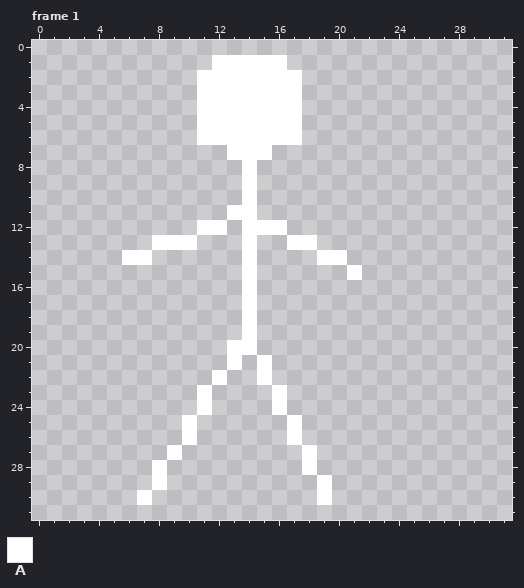
One commit to this pixel-art file: Assets/Player.aseprite. That is the earlier state.
32x32 pixels, 1 frame. Shown: frame 1. The commit also changed other frames, which this record leaves out.
Palette (. is transparent): A #ffffff
Pixels before, frame 1, first column x 6:
 1 ......AAAAA.....
 2 .....AAAAAAA....
 3 .....AAAAAAA....
 4 .....AAAAAAA....
 5 .....AAAAAAA....
 6 .....AAAAAAA....
 7 .......AAA......
 8 ........A.......
 9 ........A.......
10 ........A.......
11 .......AA.......
12 .....AA.AAA.....
13 ..AAA...A..AA...
14 AA......A....AA.
15 ........A......A
16 ........A.......
17 ........A.......
18 ........A.......
19 ........A.......
20 .......AA.......
21 .......A.A......
22 ......A..A......
23 .....A....A.....
24 .....A....A.....
25 ....A......A....
26 ....A......A....
27 ...A........A...
28 ..A.........A...
29 ..A..........A..
30 .A...........A..
The result:
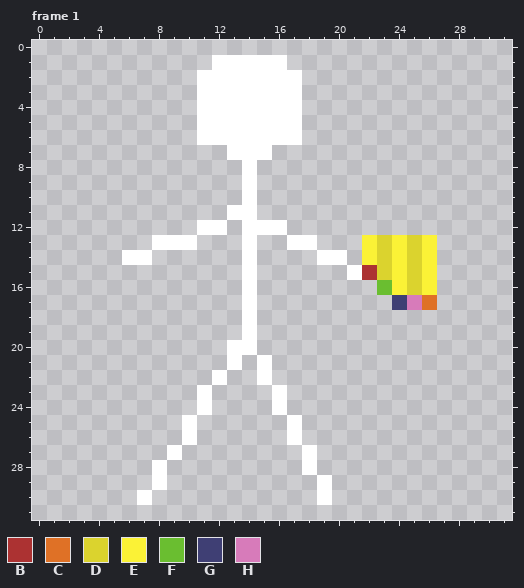
Colours new in this view: B #ac3232  C #df7126  D #dbd32e  E #fbf236  F #6abe30  G #3f3f74  H #d77bba
Change:
layer "Layer 2" added
Changed rows in their new state; - is an unchanged pixel.
Frame 1, layer "Layer 2":
first column x 22:
13 EDEDE
14 EDEDE
15 BDEDE
16 -FEDE
17 --GHC
Boxes around the changes in both pictures, in picture pixels (x1, y1, x2, y2):
added: (362, 235, 437, 310)
